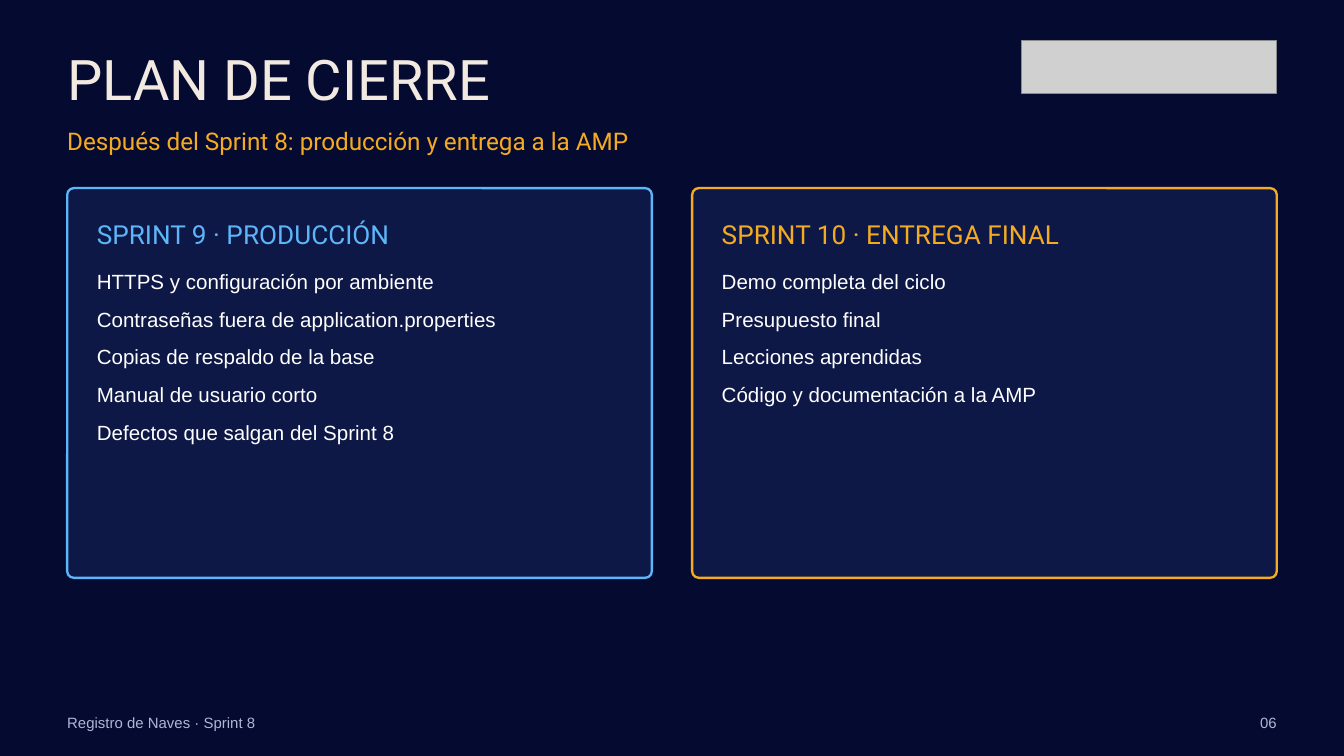
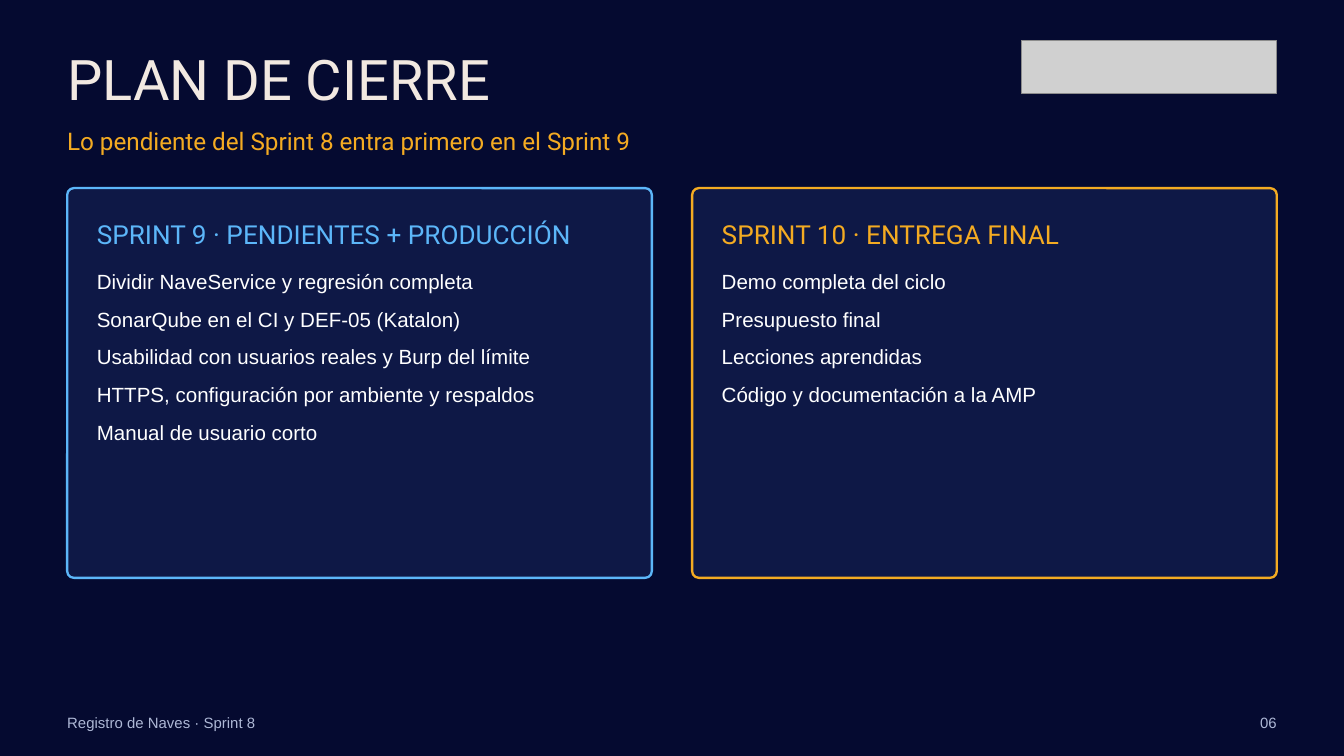
Before and after one commit to torres-martin/registro-maritimo-digital, a slide deck: slide 6 of docs/Sprint8-RegistroNaves.pptx. Drawn at 1344x756 pixels with LibreOffice and Linux fonts; fonts in the diff are those of the drawing; grey boxes stand for pictures. Boxes give left, top, right and bottom in pixels: in the first picture for what was removed or moved away, otherwise in the second. Text is boxed around its words. In the diff, an @@ line names an element or a change of style, - is before the commit and + after.

```diff
--- a/docs/Sprint8-RegistroNaves.pptx
+++ b/docs/Sprint8-RegistroNaves.pptx
@@ text at (x1=67, y1=131, x2=630, y2=155): text changed @@
-Después del Sprint 8: producción y entrega a la AMP
+Lo pendiente del Sprint 8 entra primero en el Sprint 9
@@ text at (x1=97, y1=220, x2=571, y2=245): text changed @@
-SPRINT 9 · PRODUCCIÓN
+SPRINT 9 · PENDIENTES + PRODUCCIÓN
@@ text at (x1=97, y1=274, x2=534, y2=407): text changed @@
-HTTPS y configuración por ambiente
-Contraseñas fuera de application.properties
-Copias de respaldo de la base
+Dividir NaveService y regresión completa
+SonarQube en el CI y DEF-05 (Katalon)
+Usabilidad con usuarios reales y Burp del límite
+HTTPS, configuración por ambiente y respaldos
@@ text at (x1=97, y1=425, x2=394, y2=445): paragraph removed @@
-Defectos que salgan del Sprint 8
```
Also in this commit, not shown: 5 other slides changed, 1 other file.
